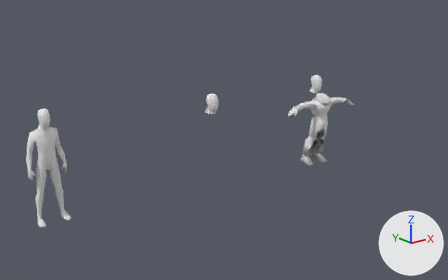
The Blender file Blender Files/scary.blend as it was, and as the next commit left it.
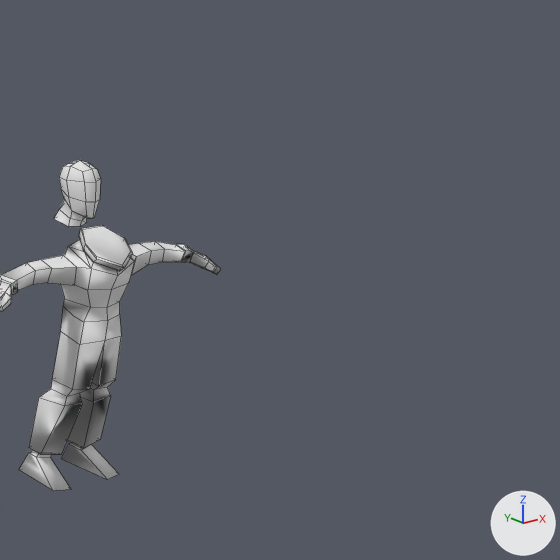
Each version appears first from a camera (50 mm lens) standing at (-19.5, -48.6, 23.0) and looking at (31.1, 14.6, -2.3), and next in a close-up on the part from 66% to 100% of the width and 11% to 66% of the height. The lights are fixed; the arrows at lower right show +X, +Y and +Z. The close-ups show mesh edges as thin lines.

The first close-up shows 'Cube.003', 'SpaceMan_Sketchfab.002'.
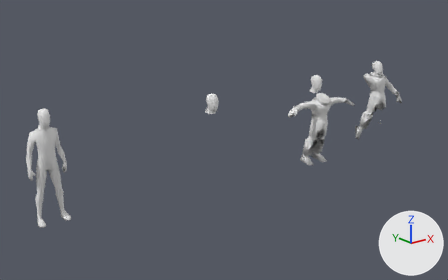
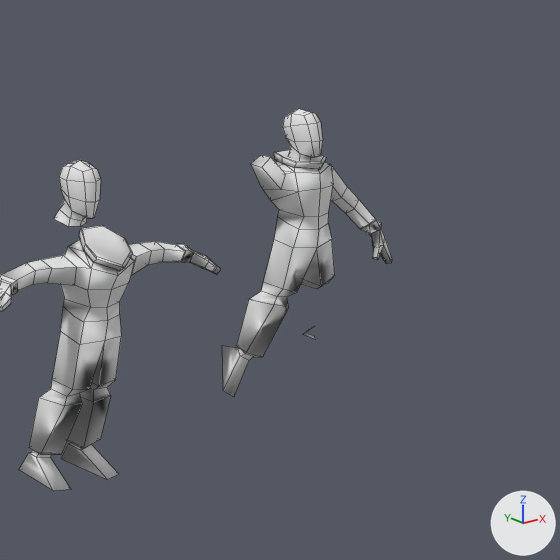
Where the change shows, as pixel boxes (x1, y1, x2, y2) in the close-ups (560 x 560 px):
'SpaceMan_Sketchfab.004', added
    after: (222, 150, 393, 396)
'Cube.004', added
    after: (283, 109, 323, 159)

Edits to the bpy script that builds the scene:
```text
Add mat_material_010:
    mat_material_010 = principled_material('Material.010')
    mat_material_010.base_color = (0.8, 0.8, 0.8)  # white #e7e7e7
    mat_material_010.roughness = 1.0
    mat_material_010.specular_ior_level = 0.0
Add mat_material_011:
    mat_material_011 = principled_material('Material.011')
    mat_material_011.base_color = (0.8, 0.8, 0.8)  # white #e7e7e7
    mat_material_011.roughness = 1.0
    mat_material_011.specular_ior_level = 0.0
Add me_cube_002:
    me_cube_002.from_pydata(...)  # 46 vertices, 46 faces; spans x -0.07..0.07, y 1.13..1.395, z -0.055..0.127
    me_cube_002.materials.append(mat_material_010)  # its picture is missing
Add me_spaceman_data_002:
    me_spaceman_data_002.from_pydata(...)  # 149 vertices, 146 faces; spans x -2.63..4.15, y -0.71..9.48, z -6.94..1.56
    me_spaceman_data_002.materials.append(mat_material_011)  # its picture is missing
Add ob_cube_004:
    ob_cube_004 = bpy.data.objects.new('Cube.004', me_cube_002)
    ob_cube_004.location = (48.28, 0.93, -3.16)
    ob_cube_004.rotation_euler = (1.336, 0.0, 0.0)  # degrees (77, 0, 0)
    ob_cube_004.scale = (8.35, 8.35, 8.35)
Add ob_spaceman_sketchfab_004:
    ob_spaceman_sketchfab_004 = bpy.data.objects.new('SpaceMan_Sketchfab.004', me_spaceman_data_002)
    ob_spaceman_sketchfab_004.location = (48.11, 1.95, -2.6)
    ob_spaceman_sketchfab_004.rotation_euler = (2.233, -0.113, 2.225)  # degrees (128, -6.5, 127)
    ob_spaceman_sketchfab_004.scale = (0.864, 0.864, 0.864)
```
